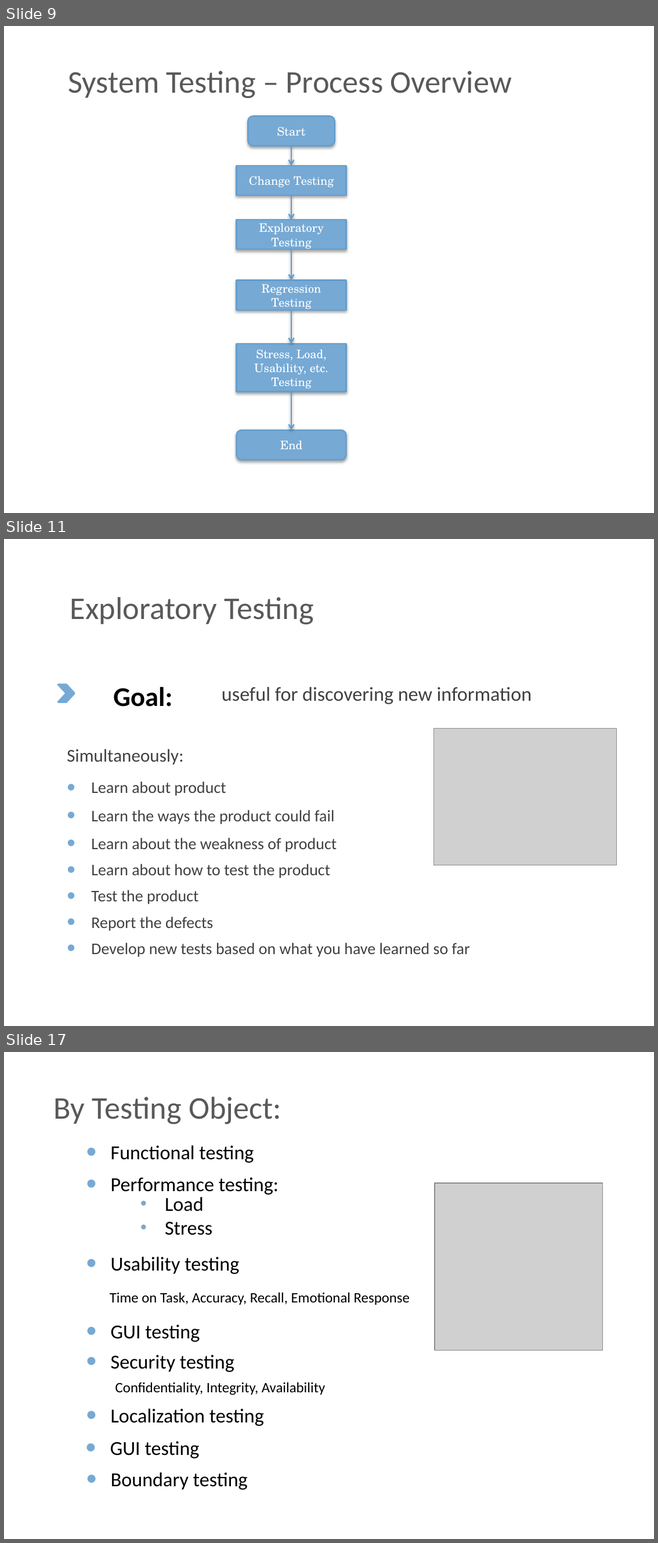
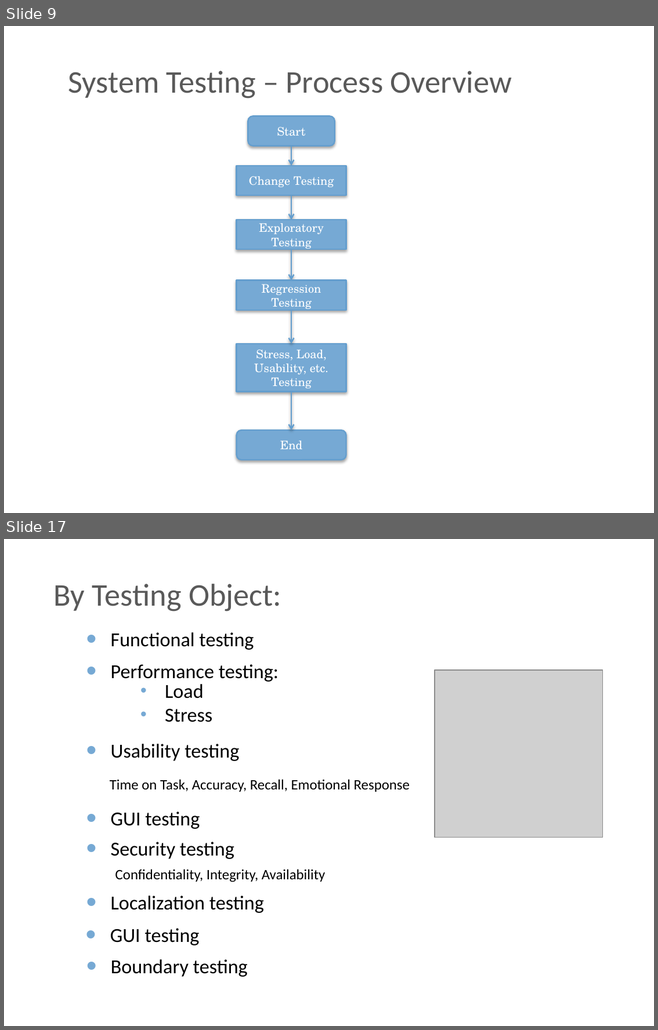
Before and after one commit to BigRacer/swtesting, a slide deck: 2.Testing_types/Testing types.pptx. Shown one above the other, each under a label of ours: slides 9, 11 and 17 before the commit, slides 9 and 17 after it; the slides between them are not shown. The pictures are 658x1543 and 658x1030 pixels, drawn with LibreOffice and Linux fonts; fonts in the diff are those of the drawing; grey boxes stand for pictures; background and template pictures are left out. Boxes give left, top, right and bottom in pixels: in the first picture for what was removed or moved away, otherwise in the second. Text is boxed around its words. In the diff, an @@ line names an element or a change of style, - is before the commit and + after.

```diff
--- a/2.Testing_types/Testing types.pptx
+++ b/2.Testing_types/Testing types.pptx
@@ slide 11 removed at (4, 539, 654, 1026), background picture (left out) @@
@@ text removed at (70, 597, 314, 625) @@
-Exploratory Testing
@@ chevron removed at (58, 685, 74, 702) @@
@@ text removed at (113, 687, 172, 707) @@
-Goal:
@@ text removed at (221, 687, 532, 704) @@
-useful for discovering new information
@@ picture removed at (433, 729, 616, 866) @@
@@ text removed at (67, 749, 183, 765) @@
-Simultaneously:
@@ text removed at (91, 781, 226, 796) @@
-• Learn about product
@@ text removed at (91, 810, 334, 824) @@
-• Learn the ways the product could fail
@@ text removed at (91, 838, 336, 852) @@
-• Learn about the weakness of product
@@ text removed at (91, 864, 330, 878) @@
-• Learn about how to test the product
@@ text removed at (91, 890, 198, 904) @@
-• Test the product
@@ text removed at (91, 917, 213, 931) @@
-• Report the defects
@@ text removed at (91, 943, 470, 957) @@
-• Develop new tests based on what you have learned so far
```
Also in this commit, not shown: 8 slides changed, 5 slides added, 4 other slides removed.
